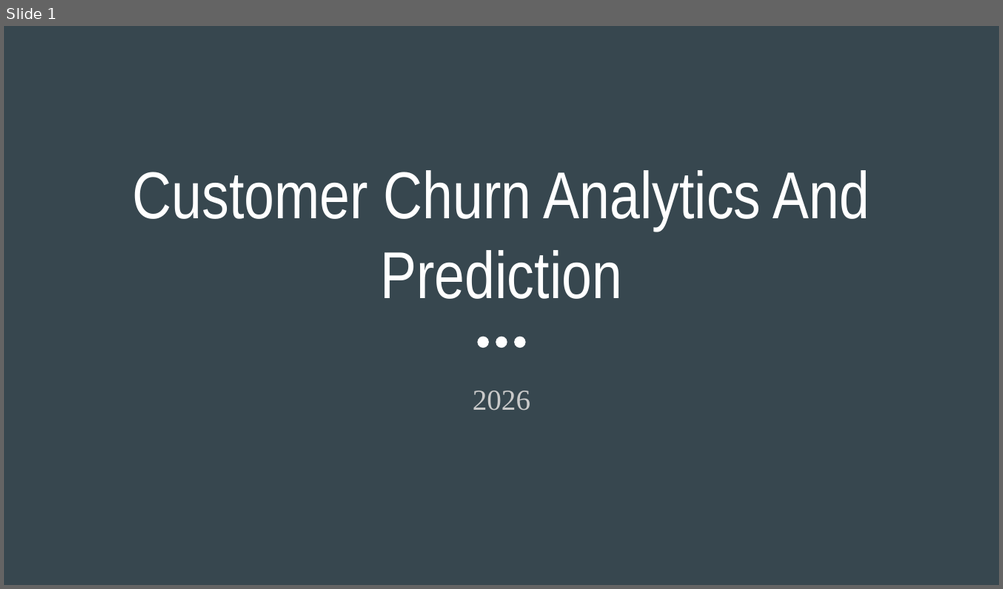
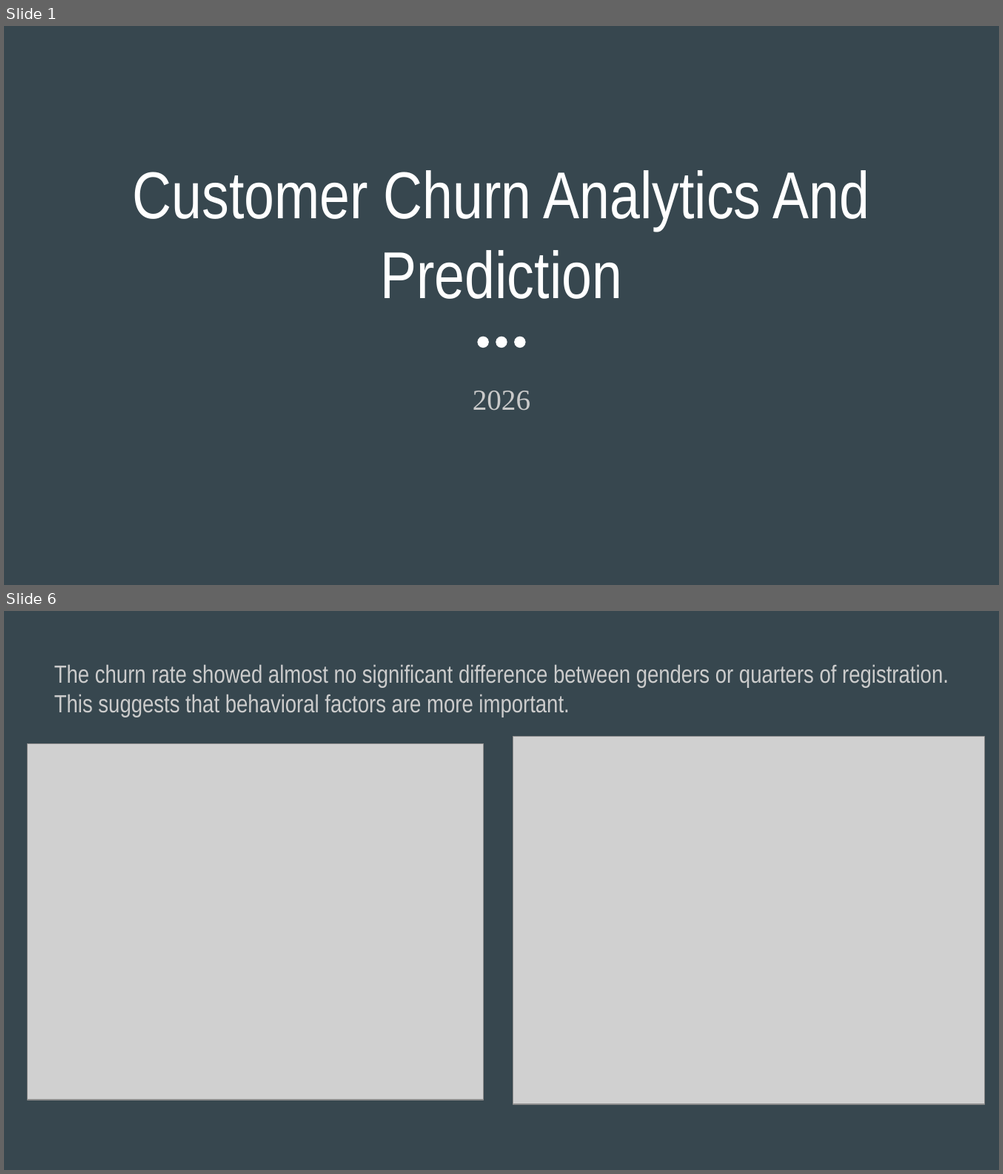
Before and after one commit to TuanNguyenDin/Ecommerce-customer-behavior, a slide deck: Customer Churn Analytics And Prediction.pptx. Shown one above the other, each under a label of ours: slide 1 before the commit, slides 1 and 6 after it; the slides between them are not shown. The pictures are 1003x589 and 1003x1174 pixels, drawn with LibreOffice and Linux fonts; fonts in the diff are those of the drawing; grey boxes stand for pictures. Boxes give left, top, right and bottom in pixels: in the first picture for what was removed or moved away, otherwise in the second. Text is boxed around its words. In the diff, an @@ line names an element or a change of style, - is before the commit and + after.

```diff
--- a/Customer Churn Analytics And Prediction.pptx
+++ b/Customer Churn Analytics And Prediction.pptx
@@ slide 6 added at bbox=[4, 611, 999, 1170], background #37474F @@
@@ title added at bbox=[54, 664, 948, 717], 18 pt, text #CCCCCC @@
+The churn rate showed almost no significant difference between genders or quarters of registration. This suggests that behavioral factors are more important.
@@ picture added at bbox=[512, 736, 984, 1105] @@
@@ picture added at bbox=[28, 744, 484, 1100] @@
```
Also in this commit, not shown: 2 slides changed, 5 other slides added, 6 slides removed.
